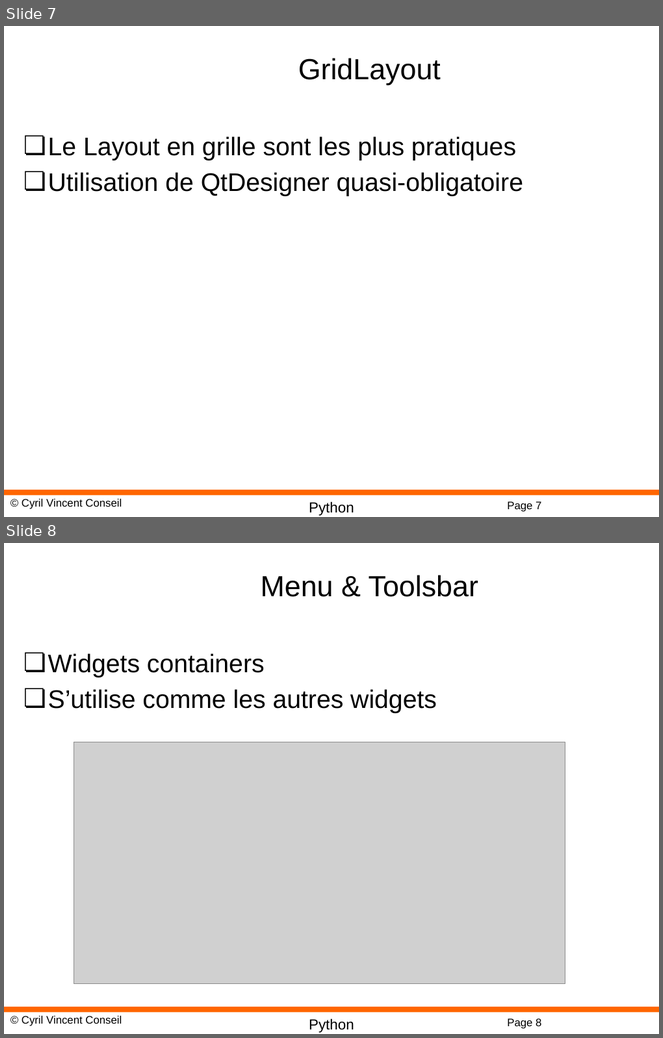
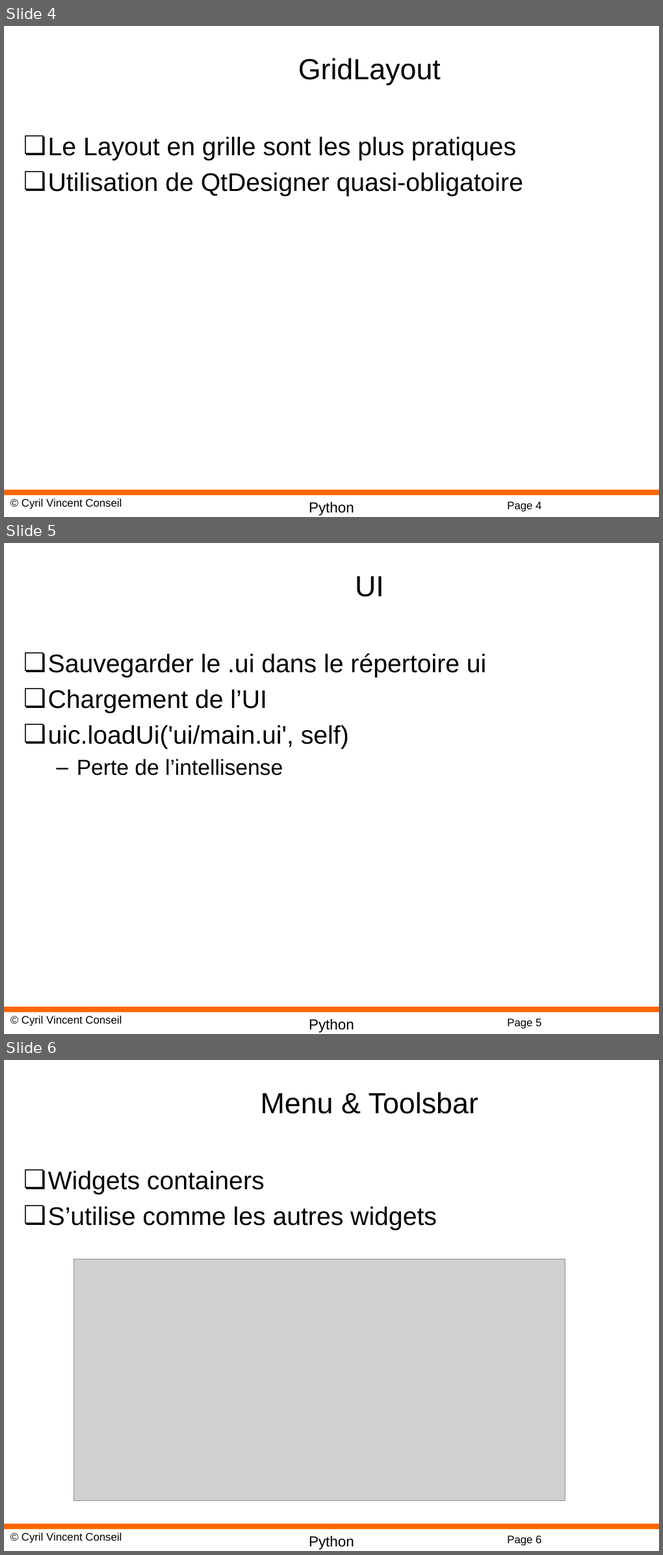
Before and after one commit to cyrilvincent/python-advanced, a slide deck: PPT/PyQt05-QtDesigner.pptx. Shown one above the other, each under a label of ours: slides 7 and 8 before the commit, slides 4, 5 and 6 after it. The pictures are 663x1038 and 663x1555 pixels, drawn with LibreOffice and Linux fonts; fonts in the diff are those of the drawing; grey boxes stand for pictures; background and template pictures are left out. Boxes give left, top, right and bottom in pixels: in the first picture for what was removed or moved away, otherwise in the second. Text is boxed around its words. In the diff, an @@ line names an element or a change of style, - is before the commit and + after.

```diff
--- a/PPT/PyQt05-QtDesigner.pptx
+++ b/PPT/PyQt05-QtDesigner.pptx
@@ slide 5 added at bbox=[4, 543, 659, 1034], background #FFFFFF; not listed: 4 template elements that a slide beside it also shows @@
@@ title added at bbox=[355, 576, 384, 597], 32 pt, text #000000 @@
+UI
@@ text added at bbox=[48, 653, 487, 776], 28 pt, text #000000 @@
+❏ Sauvegarder le .ui dans le répertoire ui
+❏ Chargement de l’UI
+❏ uic.loadUi('ui/main.ui', self)
+  – Perte de l’intellisense
@@ what was slide 7 is now slide 4 @@
@@ page number at bbox=[507, 502, 542, 512]: text changed @@
-Page 7
+Page 4
@@ what was slide 8 is now slide 6 @@
```
Also in this commit, not shown: 4 slides changed, 1 slide removed, 6 other files.
